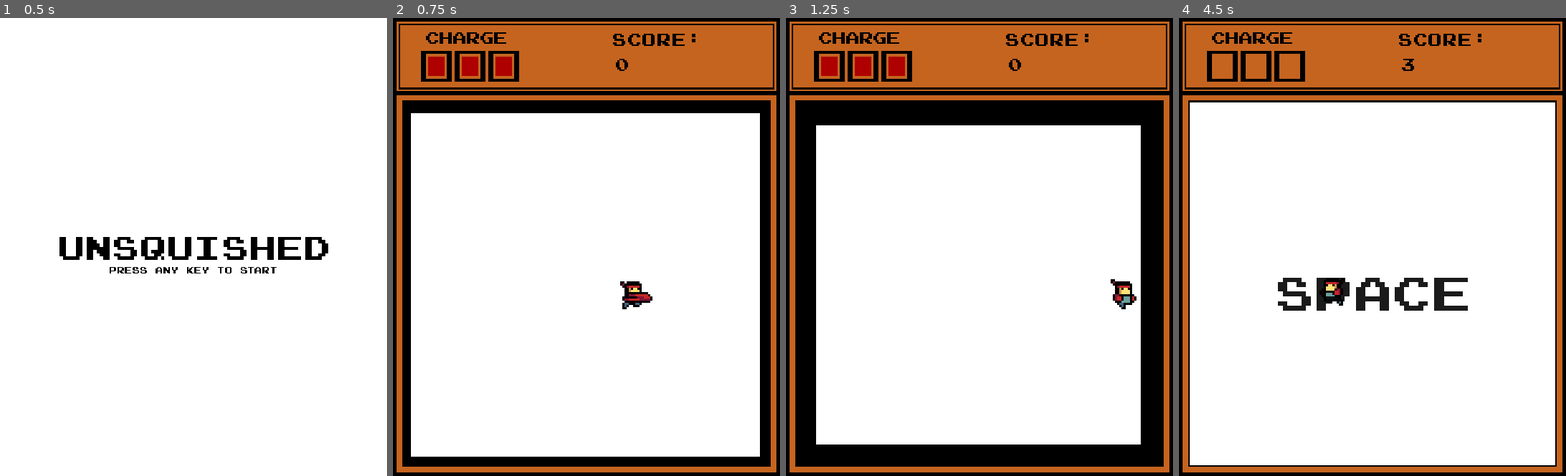
Above: before the commit, frames 1-4 (left to right).
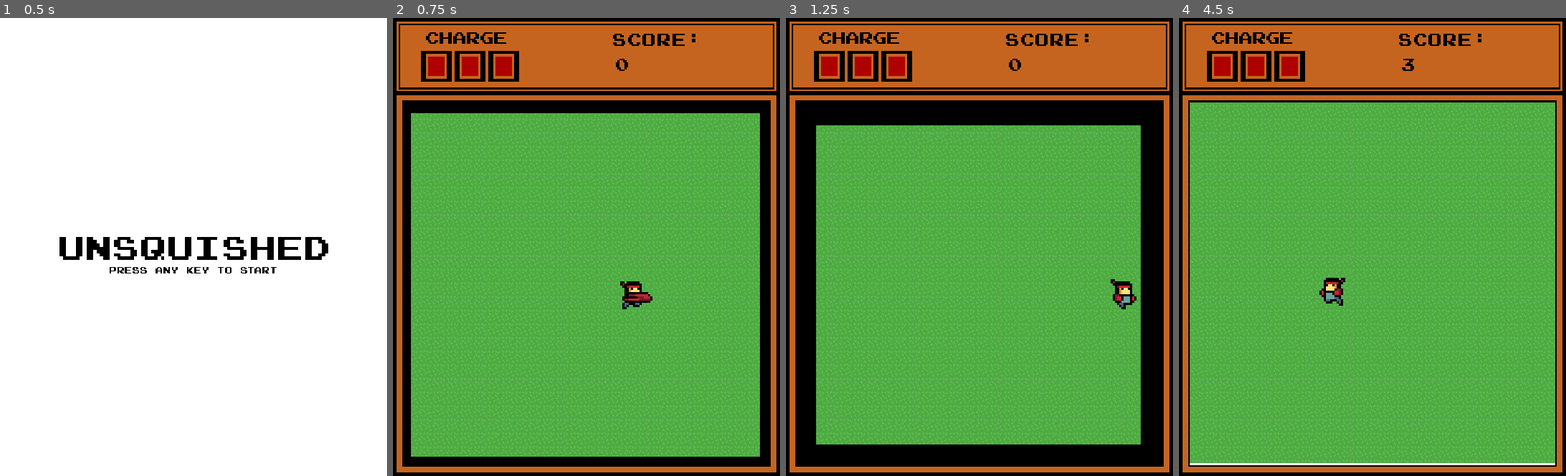
Above: after the commit, the same moments.

Repository: Compsciler/Unsquished
Game: Godot game, scene res://title_scene.tscn
Two runs of this game, one before a commit and one after it. Both use one fixed random seed, a clock stepped at 60 frames per second and the inputs below. The engine's default icon, where the game draws it, is replaced by a stand-in: a white triangle on a blue panel in a dark square.
Inputs:
- Up to frame 1 (0.5 s): no input
- Up to frame 2 (0.75 s): tap Enter at 0.5 s; hold D (right) from 0.53 s (still down); tap J (hit) at 0.6 s
- Up to frame 3 (1.25 s): keep holding D (right)
- Up to frame 4 (4.5 s): release D (right) at 1.28 s; hold S (down) 1.28-2.03 s; tap Space (super) at 1.35, 2.85, 4.35 s; hold D (right) 2.03-2.78 s; tap J (hit) at 2.1, 3.6 s; hold W (up) 2.78-3.53 s; hold A (left) from 3.53 s (still down)

Frame 1 is identical in both runs. In frame 2, 67% of the frame differs, in the area x 4-95%, y 20-96%; in frame 3, 58%; in frame 4, 75%, in the area x 2-98%, y 8-98%.

Commit message:
Commit disorganized crime

Diff:
--- a/node_2d.tscn
+++ b/node_2d.tscn
@@ -1,6 +1,7 @@
-[gd_scene load_steps=7 format=3 uid="uid://b3yyhj2vejcjk"]
+[gd_scene load_steps=8 format=3 uid="uid://b3yyhj2vejcjk"]
 
 [ext_resource type="PackedScene" uid="uid://dedbh8rwgxbi2" path="res://character_body_2d.tscn" id="1_1flav"]
+[ext_resource type="Texture2D" uid="uid://dhggn6w5v84vj" path="res://Art/3rdParty/grasstilefield.jpg" id="1_w5w76"]
 [ext_resource type="PackedScene" uid="uid://7adadpm72w4m" path="res://walls.tscn" id="2_4k04h"]
 [ext_resource type="PackedScene" uid="uid://b457k2tuuax1e" path="res://laser_tiles.tscn" id="3_t65hy"]
 [ext_resource type="PackedScene" uid="uid://dtni714s3ot4v" path="res://floor_tiles.tscn" id="3_wlm5c"]
@@ -9,6 +10,13 @@
 
 [node name="Node2D" type="Node2D"]
 position = Vector2(5, 110)
+
+[node name="GrassField" type="Node2D" parent="."]
+
+[node name="Sprite2D" type="Sprite2D" parent="GrassField"]
+position = Vector2(264, 254)
+scale = Vector2(0.596644, 0.596644)
+texture = ExtResource("1_w5w76")
 
 [node name="FloorTiles" parent="." instance=ExtResource("3_wlm5c")]
 
@@ -47,6 +55,4 @@
 volume_db = -12.0
 autoplay = true
 
-[connection signal="charge_change" from="CharacterBody2D" to="ui" method="_on_character_body_2d_charge_change"]
-
 [editable path="Walls"]
Binary file added: Art/3rdParty/grasstile.jpg
Not shown, added: Art/3rdParty/grasstile.jpg.import
Binary file added: Art/3rdParty/grasstilefield.jpg
Not shown, added: Art/3rdParty/grasstilefield.jpg.import
Not shown, added: Audio/selection-choosing.mp3.import
Not shown, changed: export_presets.cfg
Not shown, added: Art/3rdParty/Grass Tiles Experiment.jfif
Not shown, added: Audio/selection-choosing.mp3
